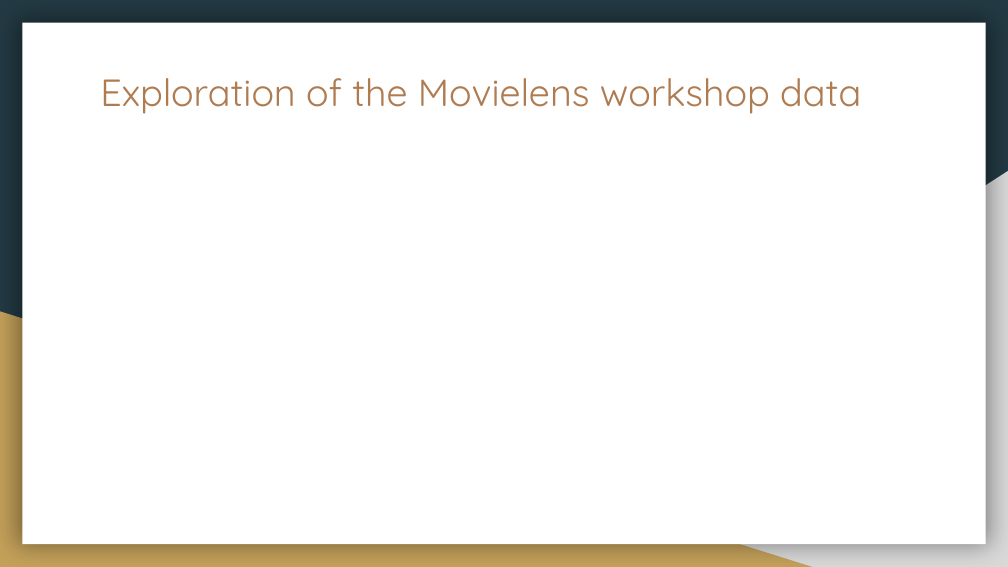
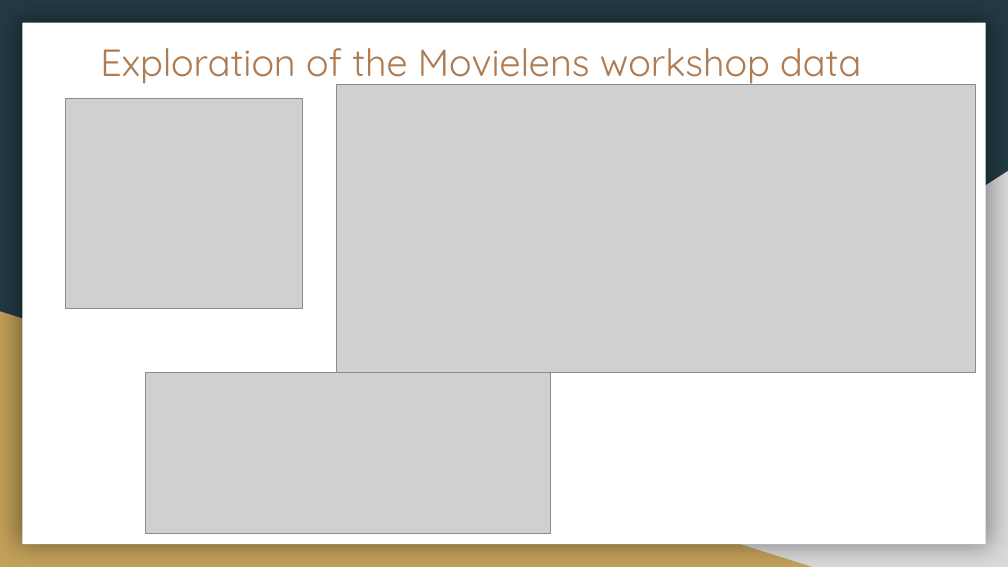
Before and after one commit to aidowu1/Hands-on-Intro-to-building-Explainability-for-RecSys, a slide deck: slide 20 of Presentation/Hands-on Intro to developing Explainability for Recommendation Systems.pptx (slide 21 before the commit). Drawn at 1008x567 pixels with LibreOffice and Linux fonts; fonts in the diff are those of the drawing; grey boxes stand for pictures. Boxes give left, top, right and bottom in pixels: in the first picture for what was removed or moved away, otherwise in the second. Text is boxed around its words. In the diff, an @@ line names an element or a change of style, - is before the commit and + after.

```diff
--- a/Presentation/Hands-on Intro to developing Explainability for Recommendation Systems.pptx
+++ b/Presentation/Hands-on Intro to developing Explainability for Recommendation Systems.pptx
@@ title "Exploration of the Movielens workshop ..." moved from (x1=100, y1=78, x2=861, y2=114) to (x1=100, y1=48, x2=861, y2=86) @@
@@ picture added at (x1=337, y1=85, x2=976, y2=373) @@
@@ picture added at (x1=66, y1=99, x2=302, y2=308) @@
@@ picture added at (x1=145, y1=373, x2=550, y2=533) @@
```
Also in this commit, not shown: 11 other slides changed, 5 slides added, 1 slide removed, 9 other files.
